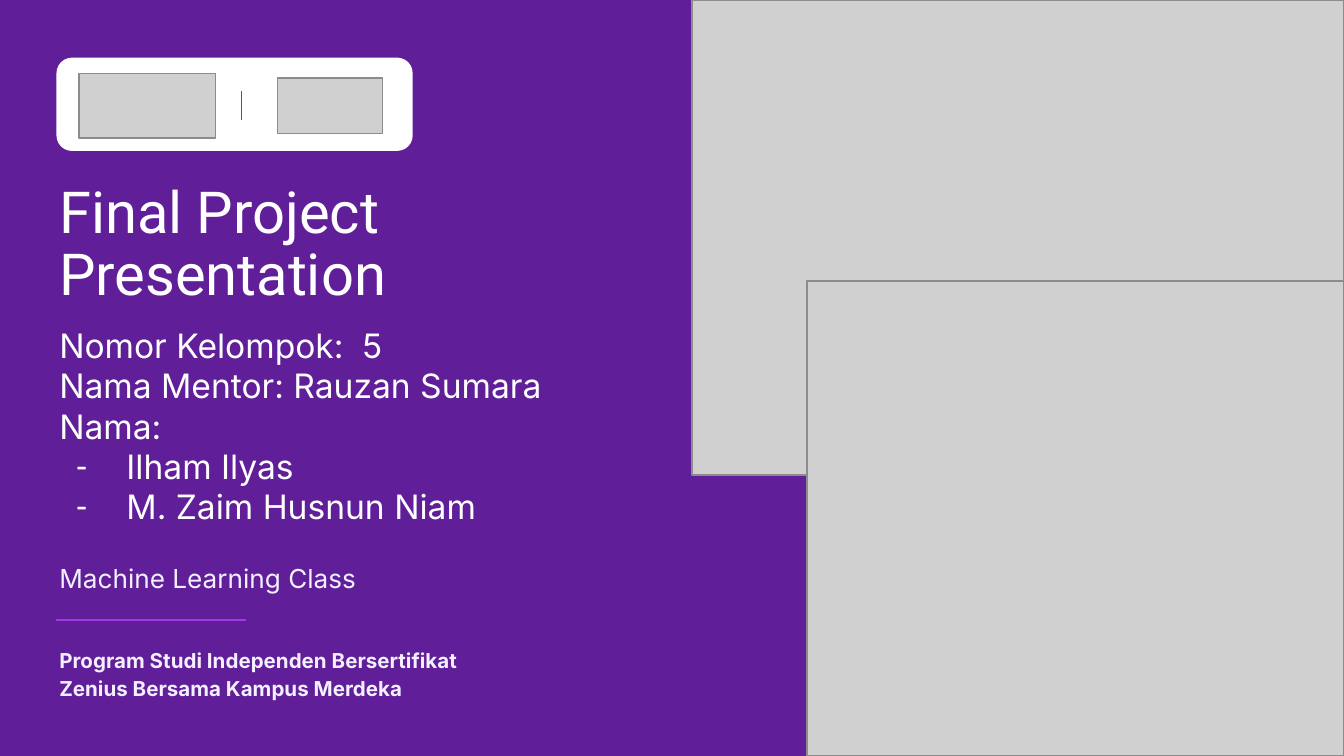
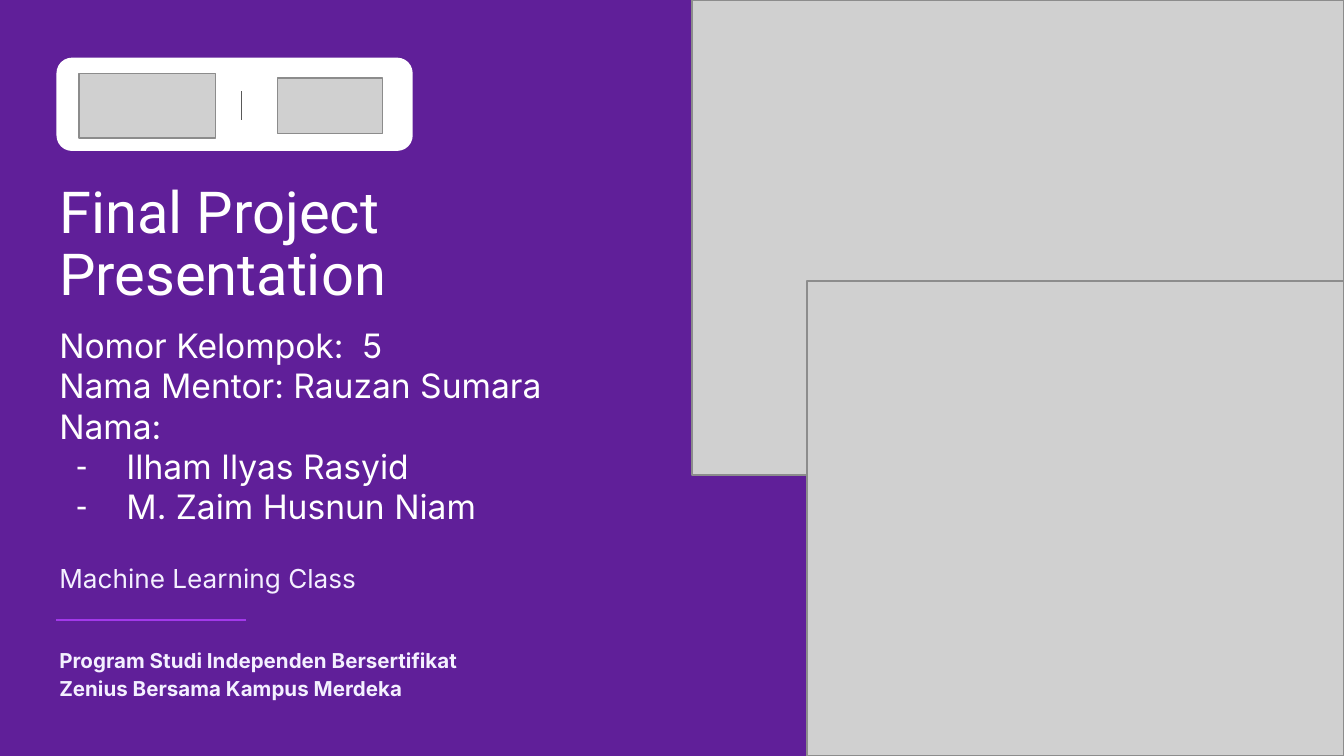
Before and after one commit to Liore-S/mobile-price-classification, a slide deck: slide 1 of Presentation.pptx. Drawn at 1344x756 pixels with LibreOffice and Linux fonts; fonts in the diff are those of the drawing; grey boxes stand for pictures. Boxes give left, top, right and bottom in pixels: in the first picture for what was removed or moved away, otherwise in the second. Text is boxed around its words. In the diff, an @@ line names an element or a change of style, - is before the commit and + after.

Commit message:
fix presentation

```diff
--- a/Presentation.pptx
+++ b/Presentation.pptx
@@ subtitle at [126, 454, 409, 486]: text changed @@
-– Ilham Ilyas
+– Ilham Ilyas Rasyid
```
